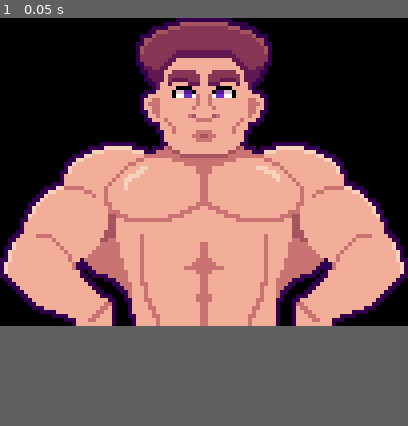
Above: before the commit, frame 1.
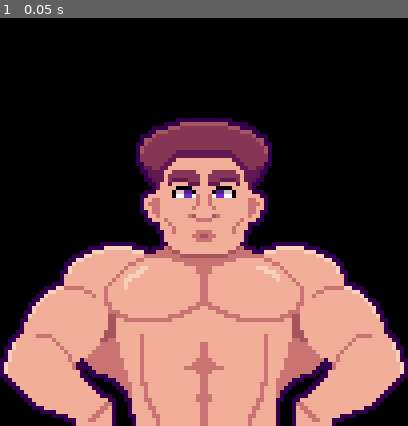
Above: after the commit, the same moment.

Repository: Orobinette/Desktop-Companion
Game: Godot game, scene res://Scenes/scn_companion.tscn
Two runs of this game, one before a commit and one after it. Both use one fixed random seed, a clock stepped at 60 frames per second and the inputs below.
Inputs:
- Up to frame 1 (0.05 s): no input
The window is 408x308 before the commit and 408x408 after it. Grey fills any space a smaller window leaves; there, only what the larger window draws over its background counts as a difference.

The runs differ from the first frame. In frame 1, 45% of the frame differs, in the area x 0-100%, y 0-100%.

Commit message:
Menu sprites and taskbar snap

Diff:
--- a/Scenes/scn_companion.tscn
+++ b/Scenes/scn_companion.tscn
@@ -1,58 +1,73 @@
-[gd_scene load_steps=4 format=3 uid="uid://b6c2nw8pk2ivf"]
+[gd_scene load_steps=12 format=3 uid="uid://b6c2nw8pk2ivf"]
 
 [ext_resource type="Script" path="res://Scripts/Controls.gd" id="1_gfw5g"]
 [ext_resource type="Texture2D" uid="uid://crs52u6mkfowh" path="res://Sprites/spr_body_builder.png" id="2_vkx8g"]
+[ext_resource type="Texture2D" uid="uid://6gq43if5bxv2" path="res://Sprites/spr_cross_normal.png" id="3_onkyl"]
+[ext_resource type="Texture2D" uid="uid://bbrycr7ej5jg1" path="res://Sprites/spr_cross_hover.png" id="4_ut36f"]
+[ext_resource type="Texture2D" uid="uid://uvcyxeil1cax" path="res://Sprites/spr_button_pomo_normal.png" id="5_wovx8"]
+[ext_resource type="Texture2D" uid="uid://bqt6ow3ov2i1w" path="res://Sprites/spr_button_pomo_hover.png" id="6_7anb1"]
+[ext_resource type="Texture2D" uid="uid://bgkg2ojs25b24" path="res://Sprites/spr_button_settings_normal.png" id="7_iefpo"]
+[ext_resource type="Texture2D" uid="uid://c4shtjoje11b3" path="res://Sprites/spr_button_settings_hover.png" id="8_xbk62"]
+[ext_resource type="Texture2D" uid="uid://xkv0k6uax2lq" path="res://Sprites/spr_button_close_normal.png" id="9_qgubj"]
+[ext_resource type="Texture2D" uid="uid://cp6xitt5cmacg" path="res://Sprites/spr_button_close_hover.png" id="10_sqv43"]
 
 [sub_resource type="RectangleShape2D" id="RectangleShape2D_1vy3q"]
 size = Vector2(102, 77)
 
-[node name="Companion" type="Sprite2D" node_paths=PackedStringArray("todo_button", "pomodoro_button", "settings_button", "close_button", "container", "click_timer")]
+[node name="Companion" type="Node" node_paths=PackedStringArray("todo_button", "pomodoro_button", "settings_button", "close_button", "container", "click_timer")]
+script = ExtResource("1_gfw5g")
+todo_button = NodePath("HBoxContainer/Todo")
+pomodoro_button = NodePath("HBoxContainer/Pomodoro")
+settings_button = NodePath("HBoxContainer/Settings")
+close_button = NodePath("HBoxContainer/Close")
+container = NodePath("HBoxContainer")
+click_timer = NodePath("Click timer")
+
+[node name="Sprite2D" type="Sprite2D" parent="."]
+position = Vector2(0, 25)
 texture = ExtResource("2_vkx8g")
 centered = false
-script = ExtResource("1_gfw5g")
-todo_button = NodePath("VBoxContainer/Todo")
-pomodoro_button = NodePath("VBoxContainer/Pomodoro")
-settings_button = NodePath("VBoxContainer/Settings")
-close_button = NodePath("VBoxContainer/Close")
-container = NodePath("VBoxContainer")
-click_timer = NodePath("Click timer")
 
-[node name="VBoxContainer" type="VBoxContainer" parent="."]
+[node name="StaticBody2D" type="StaticBody2D" parent="Sprite2D"]
+input_pickable = true
+
+[node name="CollisionShape2D" type="CollisionShape2D" parent="Sprite2D/StaticBody2D"]
+position = Vector2(51, 39)
+shape = SubResource("RectangleShape2D_1vy3q")
+
+[node name="HBoxContainer" type="HBoxContainer" parent="."]
 process_mode = 4
 visible = false
-offset_left = 109.0
-offset_right = 199.0
-offset_bottom = 136.0
+offset_right = 102.0
+offset_bottom = 23.0
+theme_override_constants/separation = 0
+alignment = 1
 
-[node name="Todo" type="Button" parent="VBoxContainer"]
+[node name="Todo" type="TextureButton" parent="HBoxContainer"]
 layout_mode = 2
-text = "Todo
-"
+texture_normal = ExtResource("3_onkyl")
+texture_hover = ExtResource("4_ut36f")
 
-[node name="Pomodoro" type="Button" parent="VBoxContainer"]
+[node name="Pomodoro" type="TextureButton" parent="HBoxContainer"]
 layout_mode = 2
-text = "Pomodoro"
+texture_normal = ExtResource("5_wovx8")
+texture_hover = ExtResource("6_7anb1")
 
-[node name="Settings" type="Button" parent="VBoxContainer"]
+[node name="Settings" type="TextureButton" parent="HBoxContainer"]
 layout_mode = 2
-text = "Settings"
+texture_normal = ExtResource("7_iefpo")
+texture_hover = ExtResource("8_xbk62")
 
-[node name="Close" type="Button" parent="VBoxContainer"]
+[node name="Close" type="TextureButton" parent="HBoxContainer"]
 layout_mode = 2
-text = "Close"
-
-[node name="StaticBody2D" type="StaticBody2D" parent="."]
-input_pickable = true
-
-[node name="CollisionShape2D" type="CollisionShape2D" parent="StaticBody2D"]
-position = Vector2(51, 39)
-shape = SubResource("RectangleShape2D_1vy3q")
+texture_normal = ExtResource("9_qgubj")
+texture_pressed = ExtResource("10_sqv43")
+texture_hover = ExtResource("10_sqv43")
 
 [node name="Click timer" type="Timer" parent="."]
 wait_time = 0.05
 one_shot = true
 
-[connection signal="pressed" from="VBoxContainer/Todo" to="." method="_on_todo_pressed"]
-[connection signal="pressed" from="VBoxContainer/Pomodoro" to="." method="_on_pomodoro_pressed"]
-[connection signal="pressed" from="VBoxContainer/Close" to="." method="_on_close_pressed"]
-[connection signal="input_event" from="StaticBody2D" to="." method="_on_companion_event"]
+[connection signal="pressed" from="HBoxContainer/Todo" to="." method="_on_todo_pressed"]
+[connection signal="pressed" from="HBoxContainer/Pomodoro" to="." method="_on_pomodoro_pressed"]
+[connection signal="pressed" from="HBoxContainer/Close" to="." method="_on_close_pressed"]
--- a/Scripts/Controls.gd
+++ b/Scripts/Controls.gd
@@ -1,12 +1,12 @@
-extends Node2D
+extends Node
 
 @onready var win: Window = get_window()
-@export var companion_button: Button
-@export var todo_button: Button
-@export var pomodoro_button: Button
-@export var settings_button: Button
-@export var close_button: Button
-@export var container: VBoxContainer
+@export var companion_button: TextureButton
+@export var todo_button: TextureButton
+@export var pomodoro_button: TextureButton
+@export var settings_button: TextureButton
+@export var close_button: TextureButton
+@export var container: HBoxContainer
 @export var click_timer: Timer
 
 var buttons_on: bool = false
@@ -18,7 +18,11 @@
 var todo_path = load("res://Scenes/scn_todo.tscn")
 var pomodoro_path = load("res://Scenes/scn_pomodoro_timer.tscn")
 
+func _init():
+	pass
+
 func _ready():
+	win.position = DisplayServer.screen_get_usable_rect().size - get_viewport().size
 	get_tree().get_root().set_transparent_background(true)
 	get_viewport().set_embedding_subwindows(false)
 
--- a/project.godot
+++ b/project.godot
@@ -20,12 +20,12 @@
 [display]
 
 window/size/viewport_width=102
-window/size/viewport_height=77
+window/size/viewport_height=102
 window/size/resizable=false
 window/size/borderless=true
 window/size/transparent=true
 window/size/window_width_override=204
-window/size/window_height_override=154
+window/size/window_height_override=204
 window/subwindows/embed_subwindows=false
 window/stretch/mode="viewport"
 window/stretch/scale_mode="integer"
Binary file added: Sprites/spr_button_close_hover.png
Not shown, added: Sprites/spr_button_close_hover.png.import
Binary file added: Sprites/spr_button_close_normal.png
Not shown, added: Sprites/spr_button_close_normal.png.import
Binary file added: Sprites/spr_button_pomo_hover.png
Not shown, added: Sprites/spr_button_pomo_hover.png.import
Binary file added: Sprites/spr_button_pomo_normal.png
Not shown, added: Sprites/spr_button_pomo_normal.png.import
Binary file added: Sprites/spr_button_settings_hover.png
Not shown, added: Sprites/spr_button_settings_hover.png.import
Binary file added: Sprites/spr_button_settings_normal.png
Not shown, added: Sprites/spr_button_settings_normal.png.import
(and 2 more such lines)
